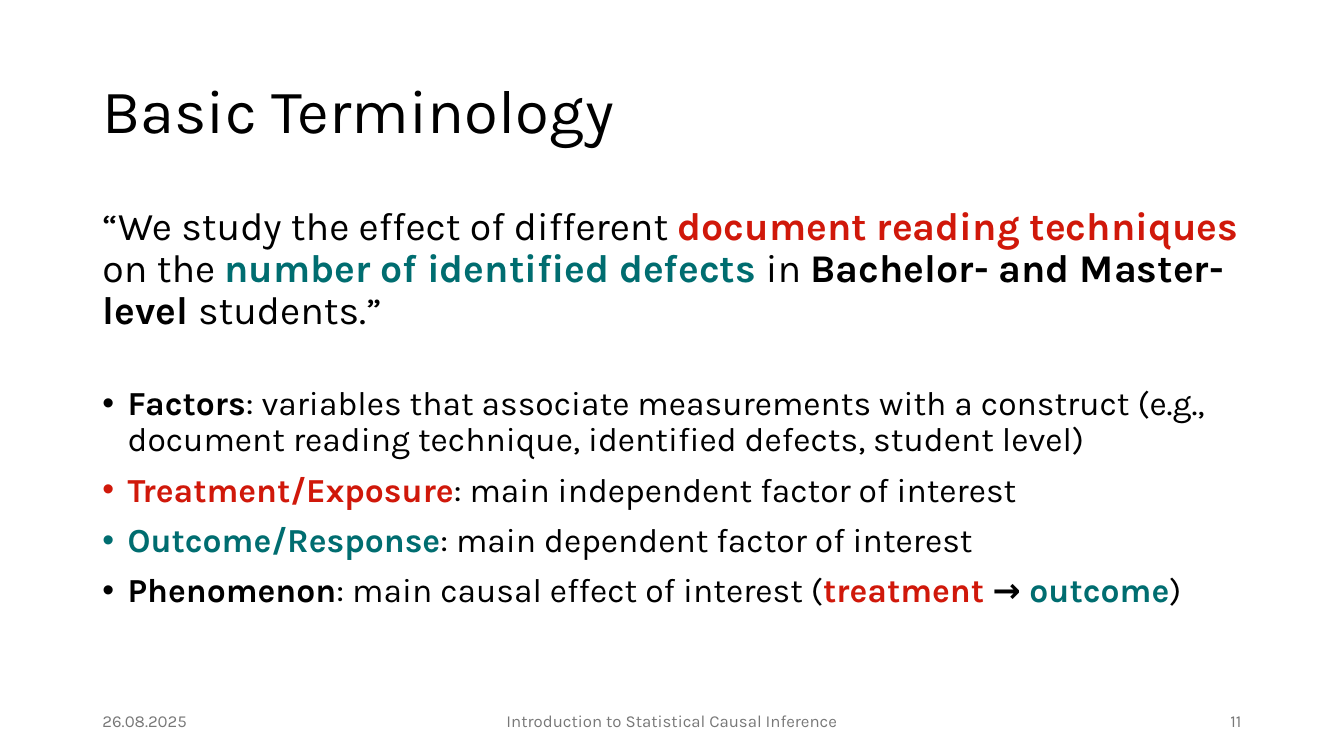
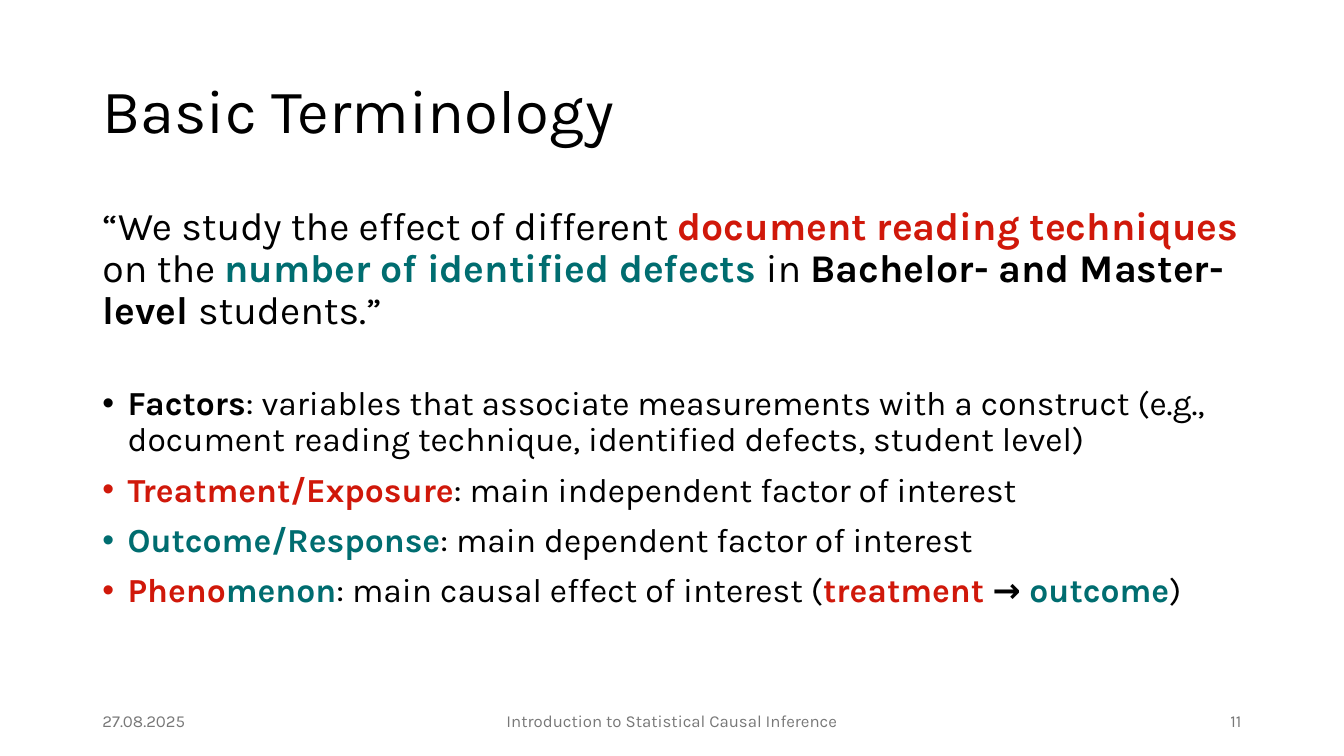
Before and after one commit to JulianFrattini/bda4sci, a slide deck: slide 11 of version2/slides/intro-sci.pptx. Drawn at 1344x756 pixels with LibreOffice and Linux fonts; fonts in the diff are those of the drawing; background and template pictures are left out. Boxes give left, top, right and bottom in pixels: in the first picture for what was removed or moved away, otherwise in the second. Text is boxed around its words. In the diff, an @@ line names an element or a change of style, - is before the commit and + after.

```diff
--- a/version2/slides/intro-sci.pptx
+++ b/version2/slides/intro-sci.pptx
@@ text at (128,578,1181,606): text colour #000000 to #D0180A, text colour #000000 to #006D70 in "Phenomenon:" @@
@@ text at (102,716,185,727): text changed @@
-26.08.2025
+27.08.2025
```
Also in this commit, not shown: 61 other slides changed, 8 slides added, 2 slides removed, 7 other files.
